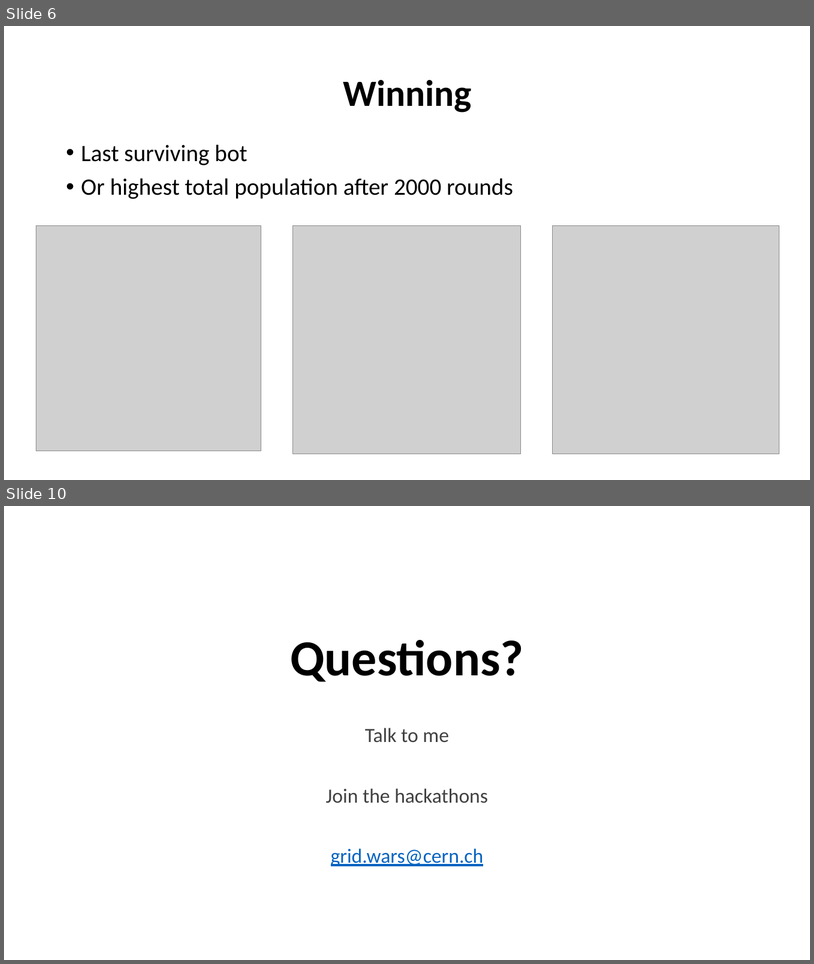
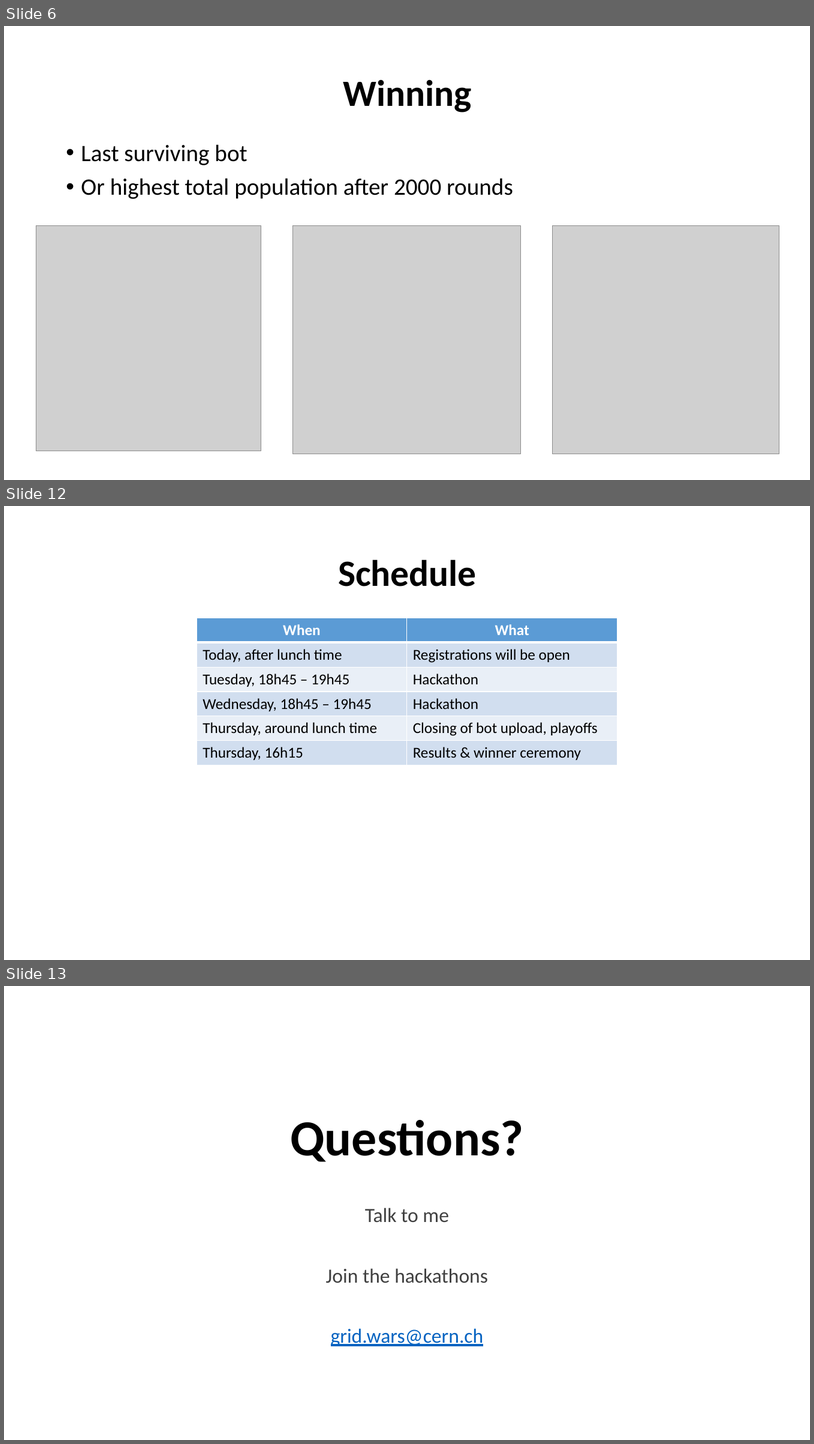
Before and after one commit to dkekel/gridwars, a slide deck: presentation/gridwars-intro-2018.pptx. Shown one above the other, each under a label of ours: slides 6 and 10 before the commit, slides 6, 12 and 13 after it; the slides between them are not shown. The pictures are 814x964 and 814x1444 pixels, drawn with LibreOffice and Linux fonts; fonts in the diff are those of the drawing; grey boxes stand for pictures. Boxes give left, top, right and bottom in pixels: in the first picture for what was removed or moved away, otherwise in the second. Text is boxed around its words. In the diff, an @@ line names an element or a change of style, - is before the commit and + after.

```diff
--- a/presentation/gridwars-intro-2018.pptx
+++ b/presentation/gridwars-intro-2018.pptx
@@ slide 12 added at [4, 506, 810, 960], background #FFFFFF @@
@@ title added at [338, 559, 477, 586], 44 pt, text #000000, bold @@
+Schedule
@@ table added at [197, 618, 618, 765], 6 rows, 2 columns @@
+When | What
+Today, after lunch time | Registrations will be open
+Tuesday, 18h45 – 19h45 | Hackathon
+Wednesday, 18h45 – 19h45 | Hackathon
+Thursday, around lunch time | Closing of bot upload, playoffs
+Thursday, 16h15 | Results & winner ceremony
@@ what was slide 10 is now slide 13 @@
```
Also in this commit, not shown: 3 slides changed, 3 other slides added, 1 slide removed, 6 other files.
